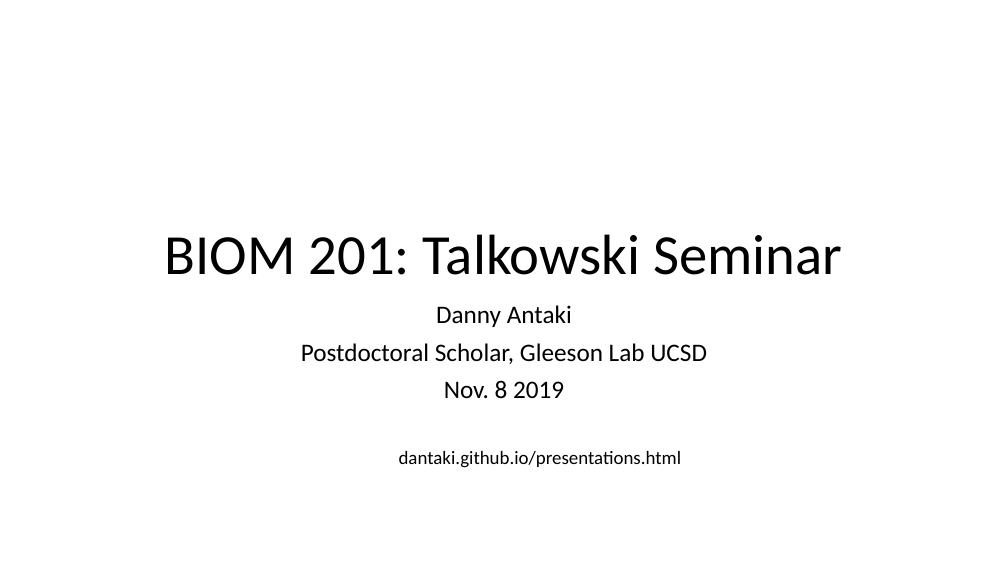
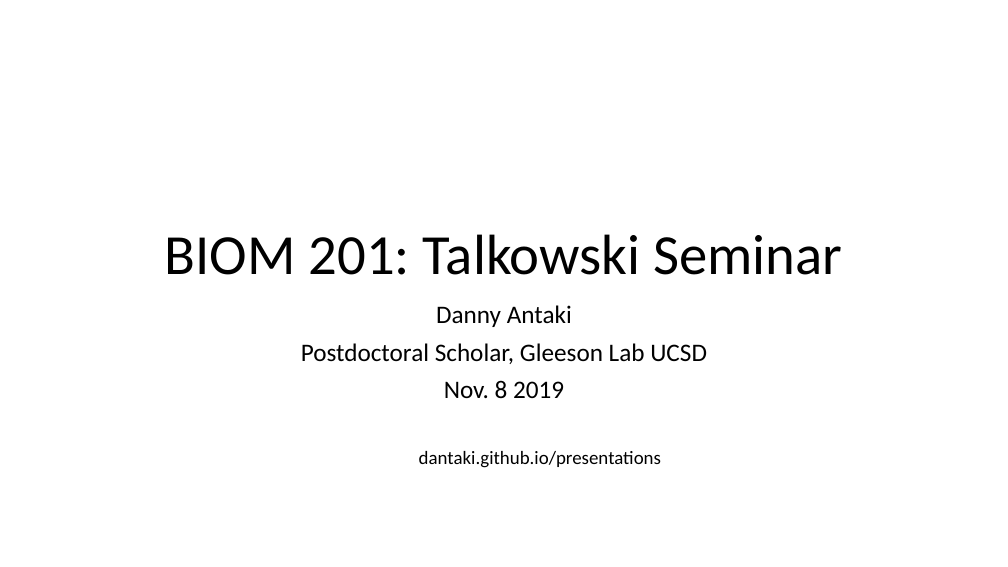
Before and after one commit to dantaki/presentations, a slide deck: slide 1 of BIOM201/antaki_biom201_20191108.pptx. Drawn at 1008x567 pixels with LibreOffice and Linux fonts; fonts in the diff are those of the drawing. Boxes give left, top, right and bottom in pixels: in the first picture for what was removed or moved away, otherwise in the second. Text is boxed around its words. In the diff, an @@ line names an element or a change of style, - is before the commit and + after.

```diff
--- a/BIOM201/antaki_biom201_20191108.pptx
+++ b/BIOM201/antaki_biom201_20191108.pptx
@@ text at bbox=[419, 451, 661, 468]: text changed @@
-dantaki.github.io/presentations.html
+dantaki.github.io/presentations
```
Also in this commit, not shown: 1 other slide changed.
